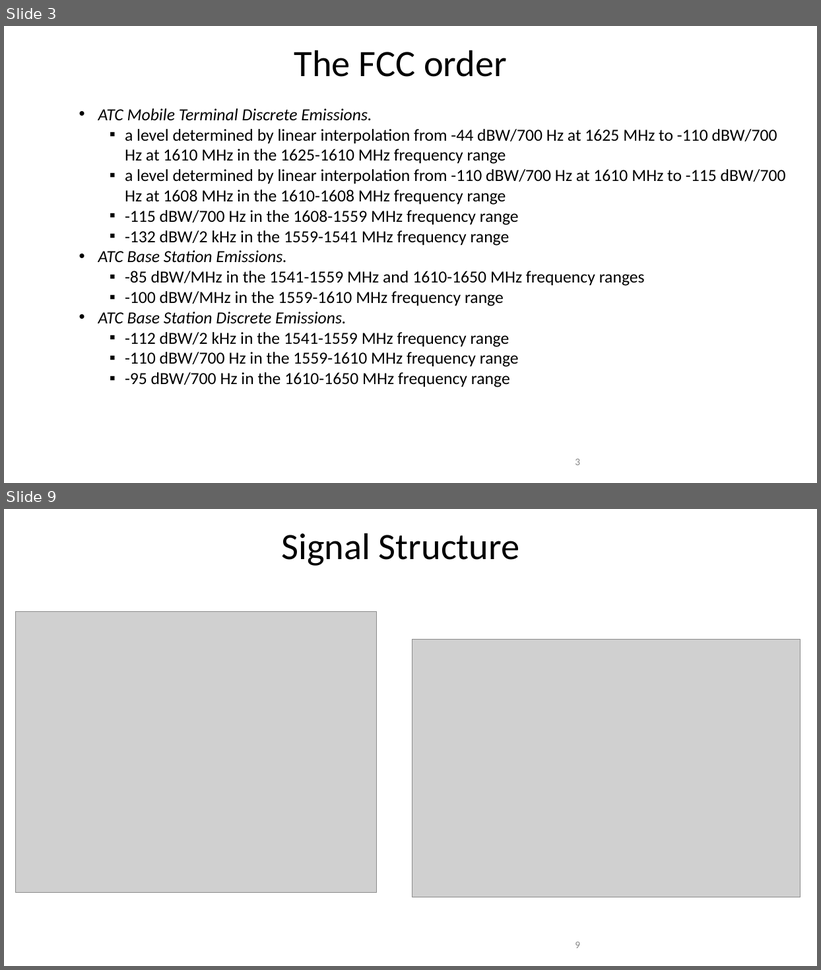
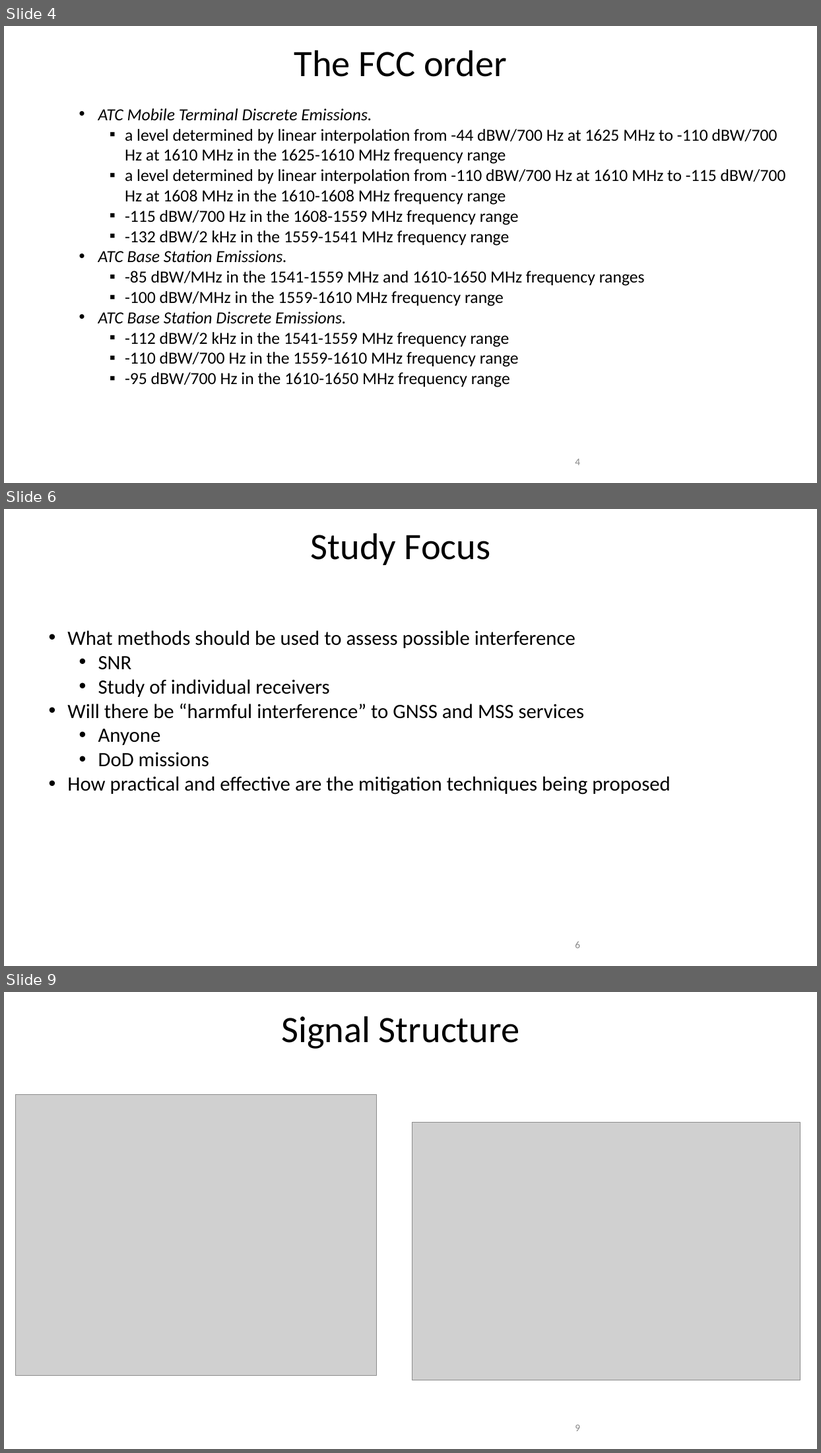
Before and after one commit to jlmucb/class_notes, a slide deck: science/GPSslides.pptx. Shown one above the other, each under a label of ours: slides 3 and 9 before the commit, slides 4, 6 and 9 after it; the slides between them are not shown. The pictures are 821x970 and 821x1453 pixels, drawn with LibreOffice and Linux fonts; fonts in the diff are those of the drawing; grey boxes stand for pictures. Boxes give left, top, right and bottom in pixels: in the first picture for what was removed or moved away, otherwise in the second. Text is boxed around its words. In the diff, an @@ line names an element or a change of style, - is before the commit and + after.

```diff
--- a/science/GPSslides.pptx
+++ b/science/GPSslides.pptx
@@ slide 6 added at bbox=[4, 509, 817, 966], background #FFFFFF @@
@@ text added at bbox=[311, 533, 490, 565], 44 pt, text #000000 @@
+Study Focus
@@ text added at bbox=[67, 630, 671, 795], 24 pt, text #000000 @@
+• What methods should be used to assess possible interference
+  • SNR
+  • Study of individual receivers
+• Will there be “harmful interference” to GNSS and MSS services
+  • Anyone
+  • DoD missions
+• How practical and effective are the mitigation techniques being proposed
@@ page number added at bbox=[575, 941, 580, 949], 12 pt, text #888888 @@
+6
@@ what was slide 3 is now slide 4 @@
@@ page number at bbox=[575, 459, 580, 466]: text changed @@
-3
+4
```
Also in this commit, not shown: 14 slides changed, 1 other slide added, 2 slides removed, 1 other file.
